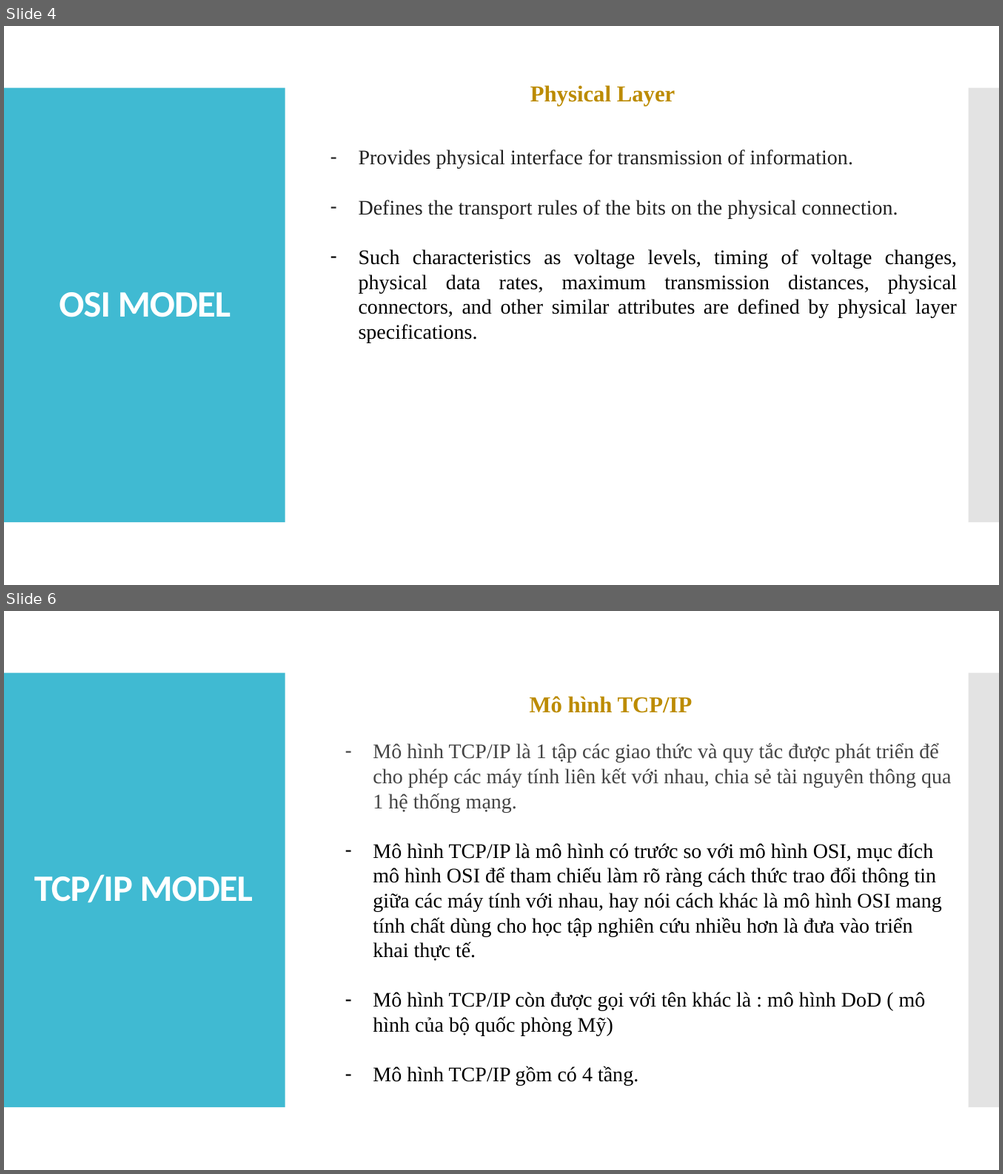
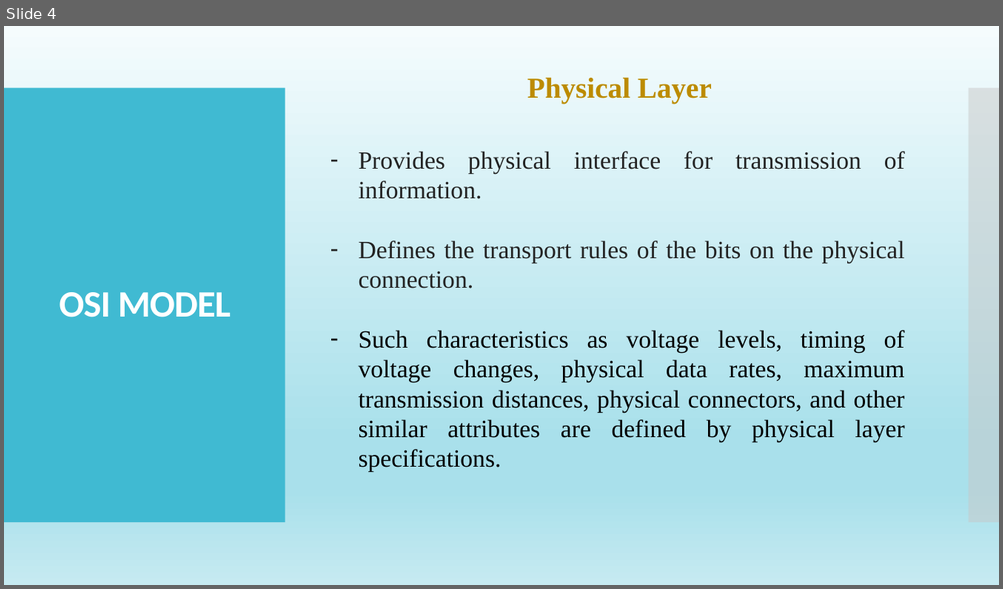
Before and after one commit to tiendatdk3493/video-javaScript, a slide deck: TCP-IP.pptx. Shown one above the other, each under a label of ours: slides 4 and 6 before the commit, slide 4 after it; the slides between them are not shown. The pictures are 1003x1174 and 1003x589 pixels, drawn with LibreOffice and Linux fonts; fonts in the diff are those of the drawing. Boxes give left, top, right and bottom in pixels: in the first picture for what was removed or moved away, otherwise in the second. Text is boxed around its words. In the diff, an @@ line names an element or a change of style, - is before the commit and + after.

```diff
--- a/TCP-IP.pptx
+++ b/TCP-IP.pptx
@@ slide 6 removed at bbox=[4, 611, 999, 1170], background #FFFFFF; not listed: 2 template elements that a slide beside it also shows @@
@@ text removed at bbox=[529, 696, 692, 713] @@
-Mô hình TCP/IP
@@ text removed at bbox=[373, 743, 950, 1086] @@
-– Mô hình TCP/IP là 1 tập các giao thức và quy tắc được phát triển để cho phép các máy tính liên kết với nhau, chia sẻ tài nguyên thông qua 1 hệ thống mạng.
-– Mô hình TCP/IP là mô hình có trước so với mô hình OSI, mục đích mô hình OSI để tham chiếu làm rõ ràng cách thức trao đổi thông tin giữa các máy tính với nhau, hay nói cách khác là mô hình OSI mang tính chất dùng cho học tập nghiên cứu nhiều hơn là đưa vào triển khai thực tế.
-– Mô hình TCP/IP còn được gọi với tên khác là : mô hình DoD ( mô hình của bộ quốc phòng Mỹ)
-– Mô hình TCP/IP gồm có 4 tầng.
@@ title removed at bbox=[34, 874, 253, 903] @@
-TCP/IP MODEL
@@ slide 4 changed as well @@
@@ background #FFFFFF to gradient #F5FCFD to #A9E0EB to #C6EAF1 @@
@@ text "Physical Layer": place and size @@
-text "Physical Layer" at bbox=[530, 85, 675, 106]
+text "Physical Layer" at bbox=[527, 77, 711, 103]
@@ text "Physical Layer" at bbox=[527, 77, 711, 103]: size 22 to 28 pt @@
@@ text "Provides physical interface for transmission ..." at bbox=[358, 151, 905, 472]: size 20 to 24 pt @@
```
Also in this commit, not shown: 20 other slides changed, 5 slides added, 1 other file.
